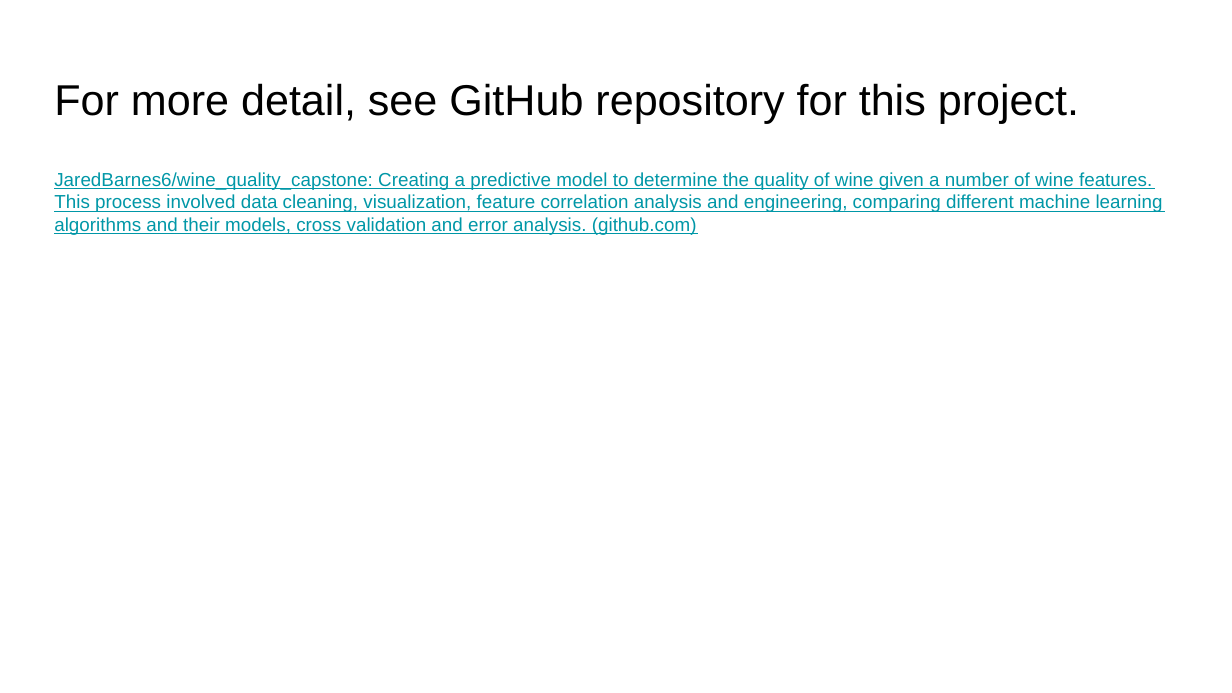
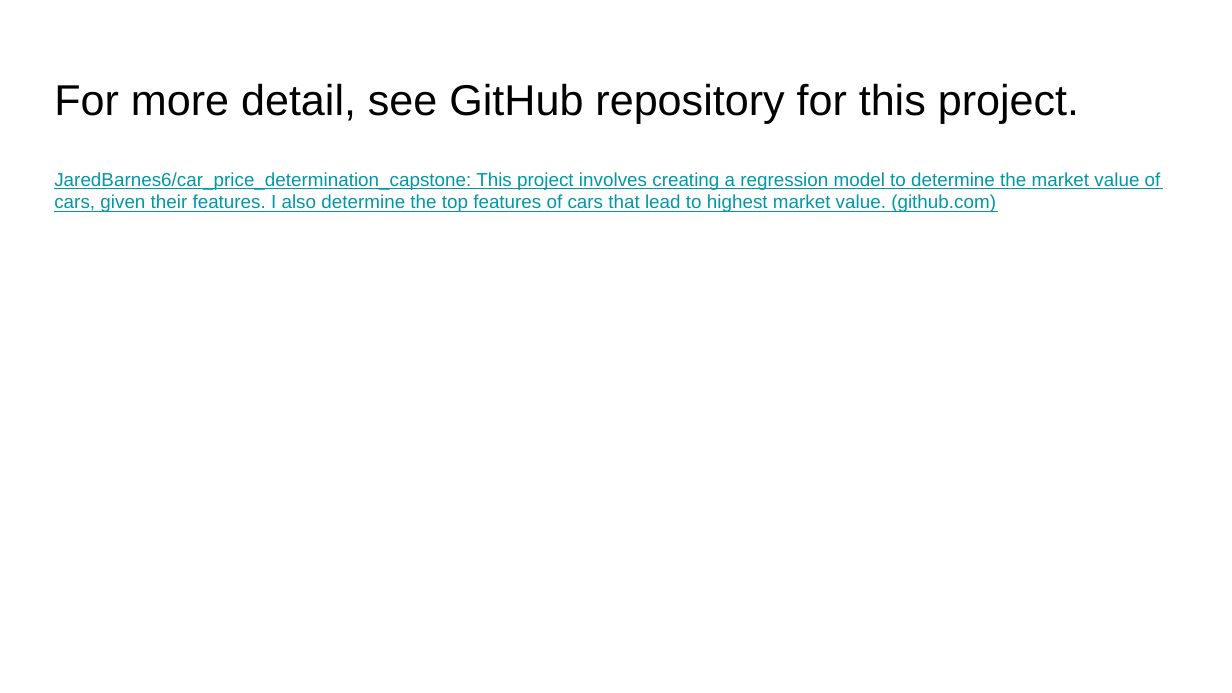
Before and after one commit to JaredBarnes6/car_price_determination_capstone, a slide deck: slide 15 of Car Price Analysis and Predictive Model.pptx. Drawn at 1232x693 pixels with LibreOffice and Linux fonts; fonts in the diff are those of the drawing. Boxes give left, top, right and bottom in pixels: in the first picture for what was removed or moved away, otherwise in the second. Text is boxed around its words. In the diff, an @@ line names an element or a change of style, - is before the commit and + after.

```diff
--- a/Car Price Analysis and Predictive Model.pptx
+++ b/Car Price Analysis and Predictive Model.pptx
@@ text at (54,172,1161,212): text changed @@
-JaredBarnes6/wine_quality_capstone: Creating a predictive model to determine the quality of wine given a number of wine features. This process involved data cleaning, visualization, feature correlation analysis and engineering, comparing different machine learning algorithms and their models, cross validation and error analysis. (github.com)
+JaredBarnes6/car_price_determination_capstone: This project involves creating a regression model to determine the market value of cars, given their features. I also determine the top features of cars that lead to highest market value. (github.com)
```
